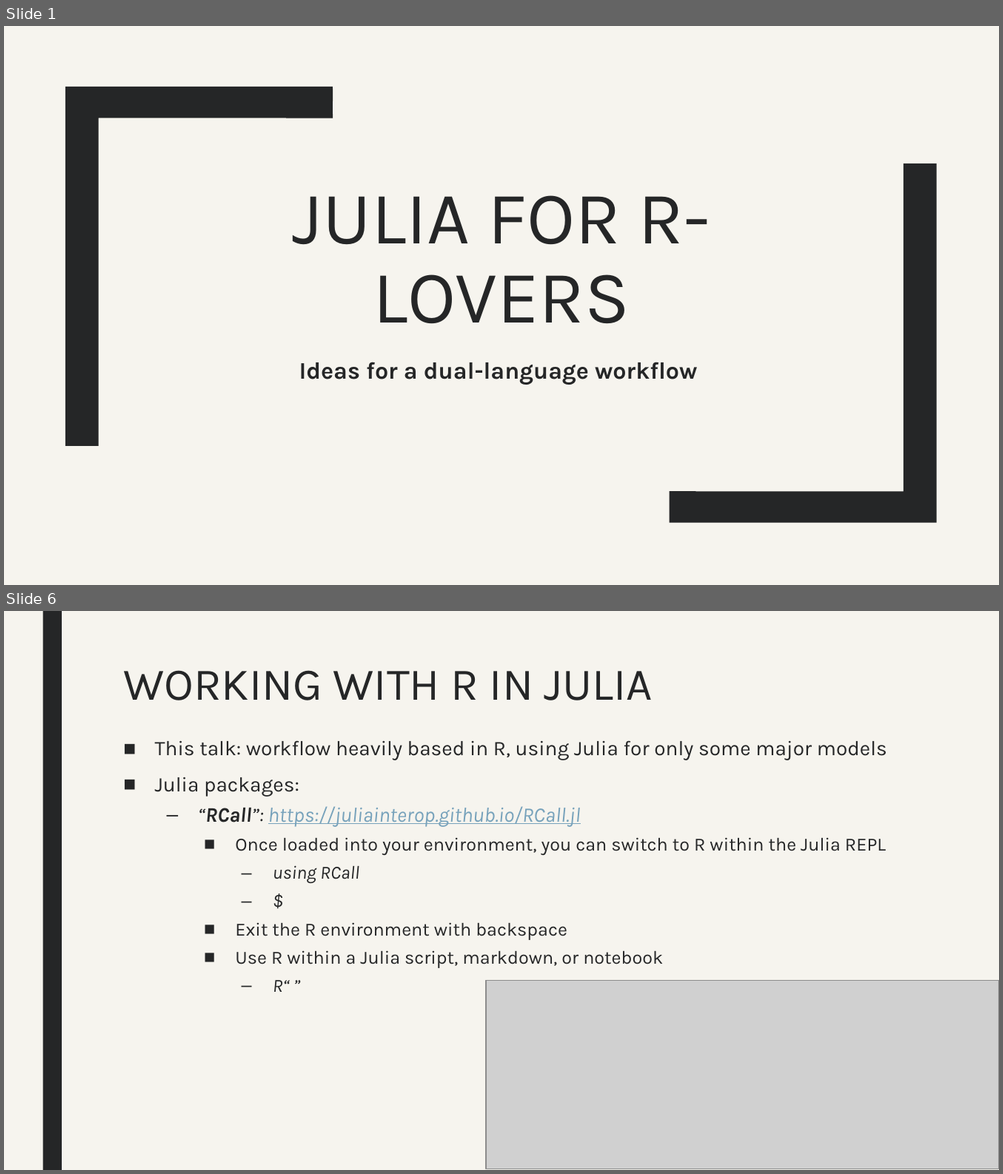
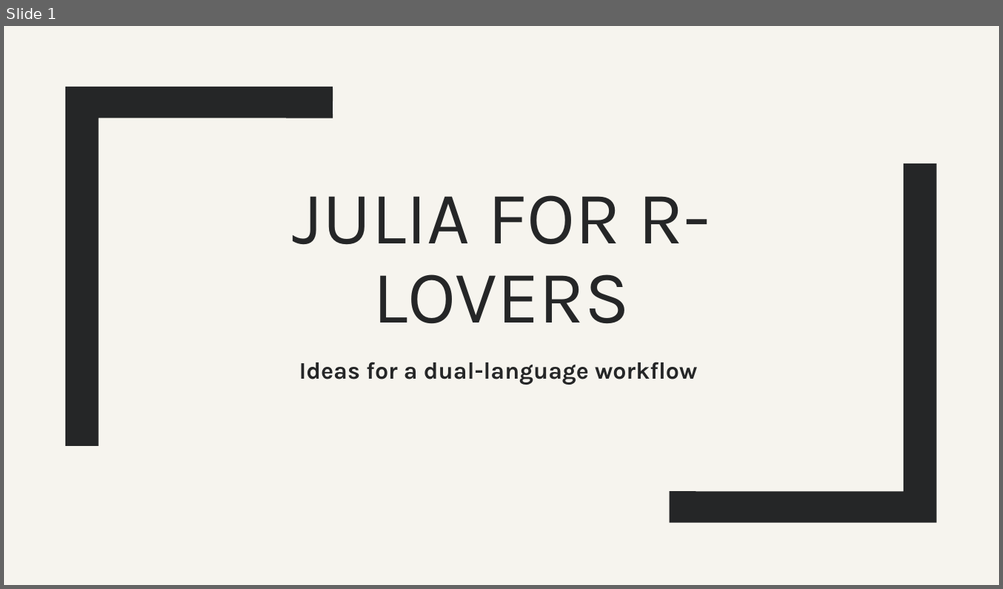
Before and after one commit to kyla-mcconnell/juliaR, a slide deck: JuliaforRLovers.pptx. Shown one above the other, each under a label of ours: slides 1 and 6 before the commit, slide 1 after it; the slides between them are not shown. The pictures are 1003x1174 and 1003x589 pixels, drawn with LibreOffice and Linux fonts; fonts in the diff are those of the drawing; grey boxes stand for pictures. Boxes give left, top, right and bottom in pixels: in the first picture for what was removed or moved away, otherwise in the second. Text is boxed around its words. In the diff, an @@ line names an element or a change of style, - is before the commit and + after.

```diff
--- a/JuliaforRLovers.pptx
+++ b/JuliaforRLovers.pptx
@@ slide 6 removed at (x1=4, y1=611, x2=999, y2=1170), background #F6F4EE @@
@@ rectangle removed at (x1=42, y1=611, x2=62, y2=1170) @@
@@ title removed at (x1=123, y1=670, x2=652, y2=701) @@
-WORKING WITH R IN JULIA
@@ text removed at (x1=155, y1=741, x2=887, y2=992) @@
-■ This talk: workflow heavily based in R, using Julia for only some major models
-■ Julia packages:
-  – “RCall”: https://juliainterop.github.io/RCall.jl
-    ■ Once loaded into your environment, you can switch to R within the Julia REPL
-      – using RCall
-      – $
-    ■ Exit the R environment with backspace
-    ■ Use R within a Julia script, markdown, or notebook
-      – R“ ”
@@ picture removed at (x1=486, y1=980, x2=999, y2=1169) @@
```
Also in this commit, not shown: 4 slides changed, 3 slides added, 1 other file.
